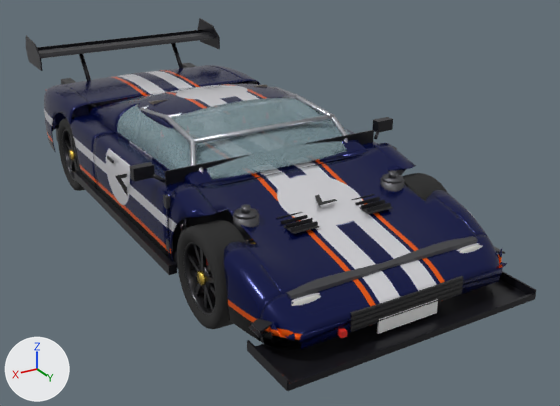
Two versions of the Blender file exports/midship.blend, one commit apart.
The view is the same before and after, from a camera (50 mm lens) standing at (2.77, 5.43, 2.76) and looking at (-0.28, 0.34, 0.21). Lighting does not change. The marker at lower left points along +X, +Y and +Z. The first picture is the older version.

Names of what the first picture shows: 'Bumper_F', 'Door_FR', 'Fender_R', 'Grille', 'Hood', 'HoodVents', 'Plate_F', 'RearWing', 'Roof_Pillars', 'Splitter', 'StrutTower_L', 'StrutTower_R', 'Tire_FR', 'Trunk', 'Window_FR', 'Windshield' and 33 more.
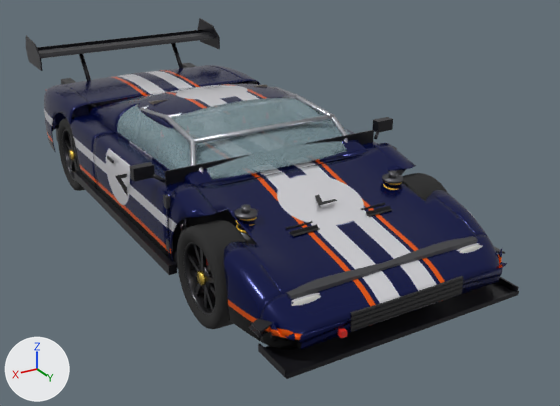
What differs and where, as boxes [x1, y1, x2, y2] in the pictures (560 x 406 px; the box of a moved part takes in the faces that stretch with it):
'Splitter', rescaled (10% narrower, 15% shorter): before [247, 271, 536, 391]; after [258, 277, 519, 379]
'HoodVents', reshaped: before [276, 194, 393, 234]; after [286, 203, 392, 236]
'Plate_F', deleted: before [377, 299, 438, 334]
'StrutTower_R', moved, rescaled (mostly hidden afterwards): before [233, 213, 259, 240]; after [235, 225, 256, 244]
'StrutTower_L', moved, rescaled (not visible afterwards): before [380, 178, 404, 191]
part 4 of me_hoodvents, moved or reshaped: before [351, 194, 391, 212]; after [361, 203, 390, 214]
part 5 of me_hoodvents, moved or reshaped: before [276, 212, 318, 232]; after [286, 221, 318, 234]

The edits, one by one:
me_tw is used by ob_struttower_l; parent ob_enginebay; location (0.0, 0.0, 0.0).
me_tw had 40 vertices, 22 faces and spanned x -0.685..-0.515, y 1.295..1.465, z 0.57..0.71.
me_tw now has 40 vertices, 22 faces and spans x -0.685..-0.515, y 1.295..1.465, z 0.498..0.607.
me_tw part 1: the whole mesh is scaled about its middle by (1, 1, 0.781), then moved by (0.0, 0.0, -0.088).
me_tw_001 is used by ob_struttower_r; parent ob_enginebay; location (0.0, 0.0, 0.0).
me_tw_001 had 40 vertices, 22 faces and spanned x 0.515..0.685, y 1.295..1.465, z 0.57..0.71.
me_tw_001 now has 40 vertices, 22 faces and spans x 0.515..0.685, y 1.295..1.465, z 0.498..0.607.
me_tw_001 part 2: the whole mesh is scaled about its middle by (1, 1, 0.781), then moved by (0.0, 0.0, -0.088).
me_splitter is used by ob_splitter; parent ob_bumper_f; location (0.0, 0.0, 0.0).
me_splitter had 32 vertices, 24 faces and spanned x -0.96..0.96, y 2.03..2.48, z 0.16..0.23.
me_splitter now has 32 vertices, 24 faces and spans x -0.91..0.91, y 2.06..2.38, z 0.16..0.22.
me_splitter part 3: the whole mesh is scaled about its middle by (0.947, 0.686, 0.726), then moved by (0.0, -0.03, -0.01).
me_hoodvents is used by ob_hoodvents; parent ob_hood; location (0.0, 0.0, 0.0).
me_hoodvents had 96 vertices, 72 faces and spanned x -0.4..0.4, y 1.34..1.64, z 0.629..0.661.
me_hoodvents now has 96 vertices, 72 faces and spans x -0.4..0.4, y 1.34..1.64, z 0.612..0.638.
me_hoodvents part 4: all 40 vertices in x -0.4..-0.2, y 1.361..1.619, z 0.634..0.661 are scaled about their middle by (1, 0.999, 0.726), then moved by (0.0, 0.0, -0.02).
me_hoodvents part 5: all 40 vertices in x 0.2..0.4, y 1.361..1.619, z 0.634..0.661 are scaled about their middle by (1, 0.999, 0.726), then moved by (0.0, 0.0, -0.02).
Other edits to the shape of me_hoodvents do not show in these pictures.
Object 'Plate_F' (ob_plate_f) is deleted.
